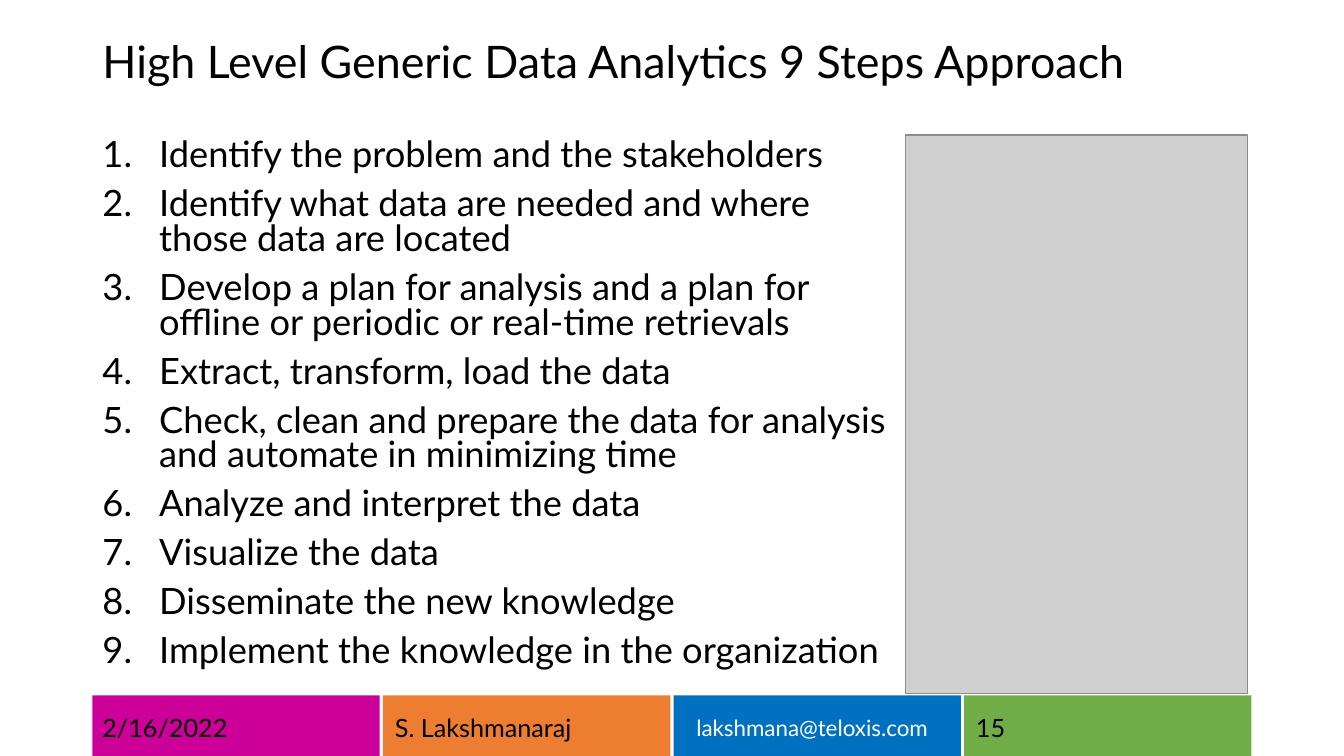
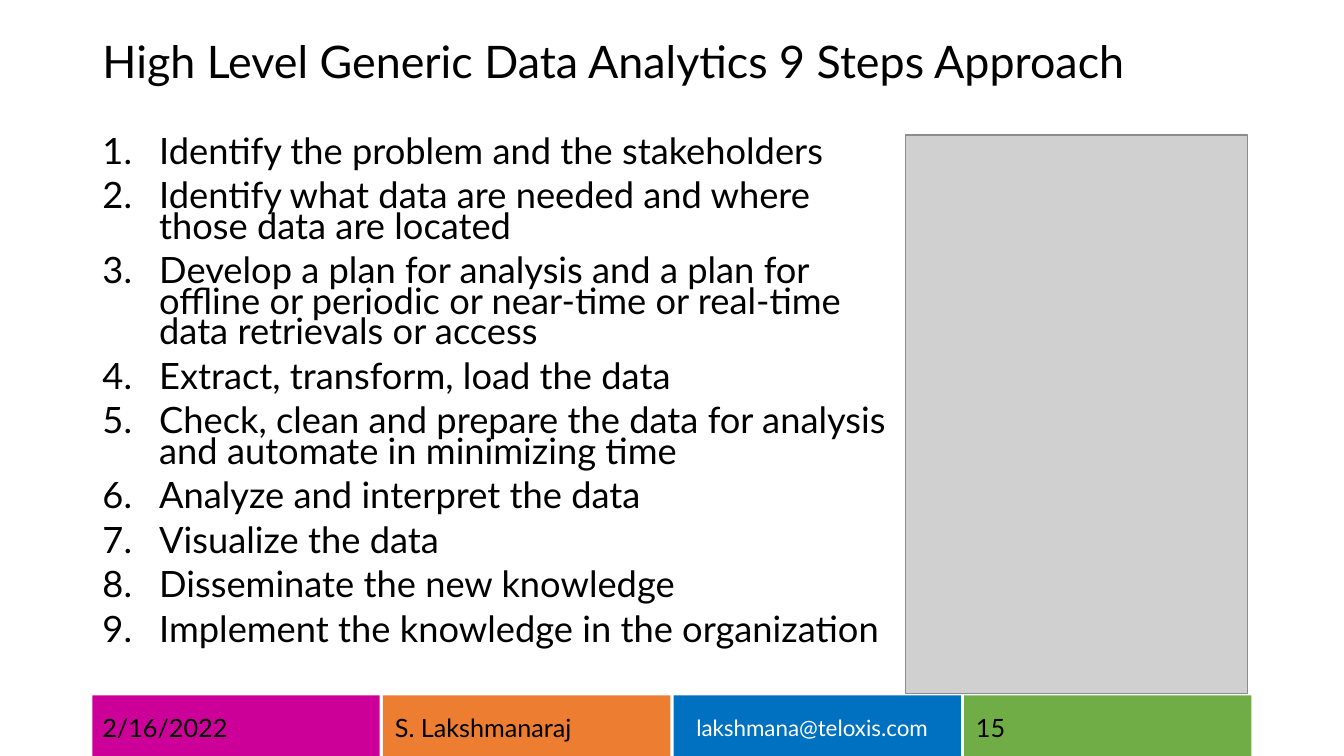
Before and after one commit to lksmangai/DeepLearning, a slide deck: slide 15 of MachineIntelligence.pptx. Drawn at 1344x756 pixels with LibreOffice and Linux fonts; fonts in the diff are those of the drawing; grey boxes stand for pictures. Boxes give left, top, right and bottom in pixels: in the first picture for what was removed or moved away, otherwise in the second. Text is boxed around its words. In the diff, an @@ line names an element or a change of style, - is before the commit and + after.

Commit message:
Add files via upload
near-time vs real-time in data analytics approach added

```diff
--- a/MachineIntelligence.pptx
+++ b/MachineIntelligence.pptx
@@ text at box(159, 137, 885, 649): line spacing 0.8 to 0.7 @@
@@ text at box(159, 256, 841, 345): text changed @@
-3. Develop a plan for analysis and a plan for offline or periodic or real-time retrievals
+3. Develop a plan for analysis and a plan for offline or periodic or near-time or real-time data retrievals or access
```
Also in this commit, not shown: 1 other file.
